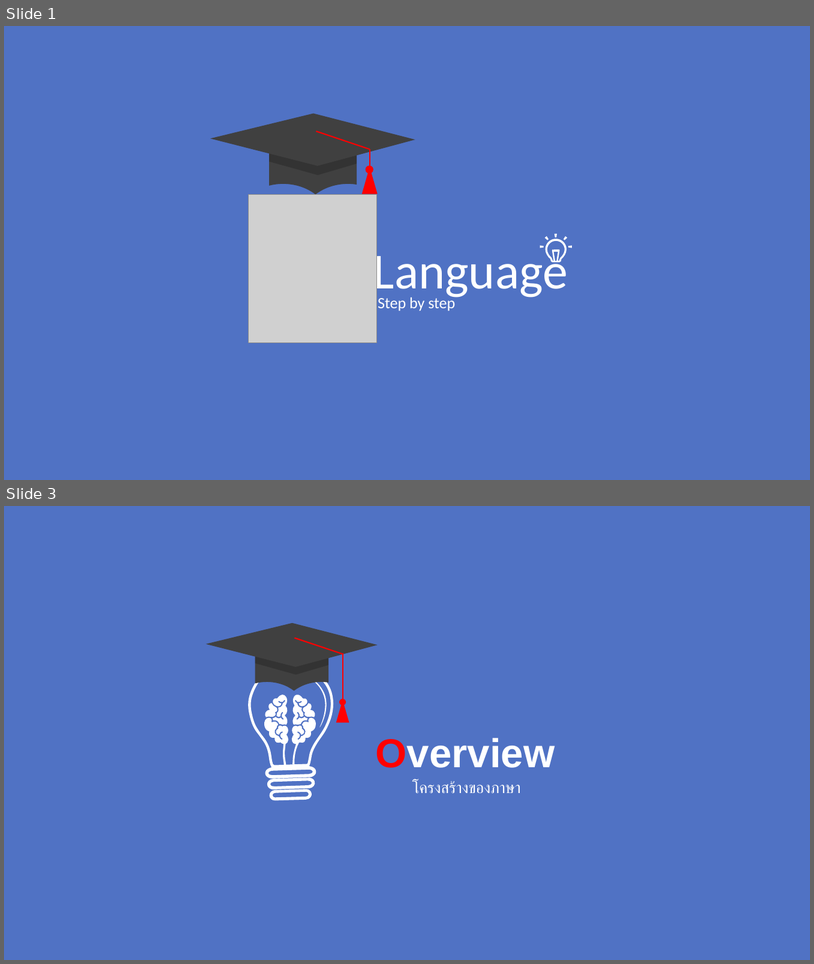
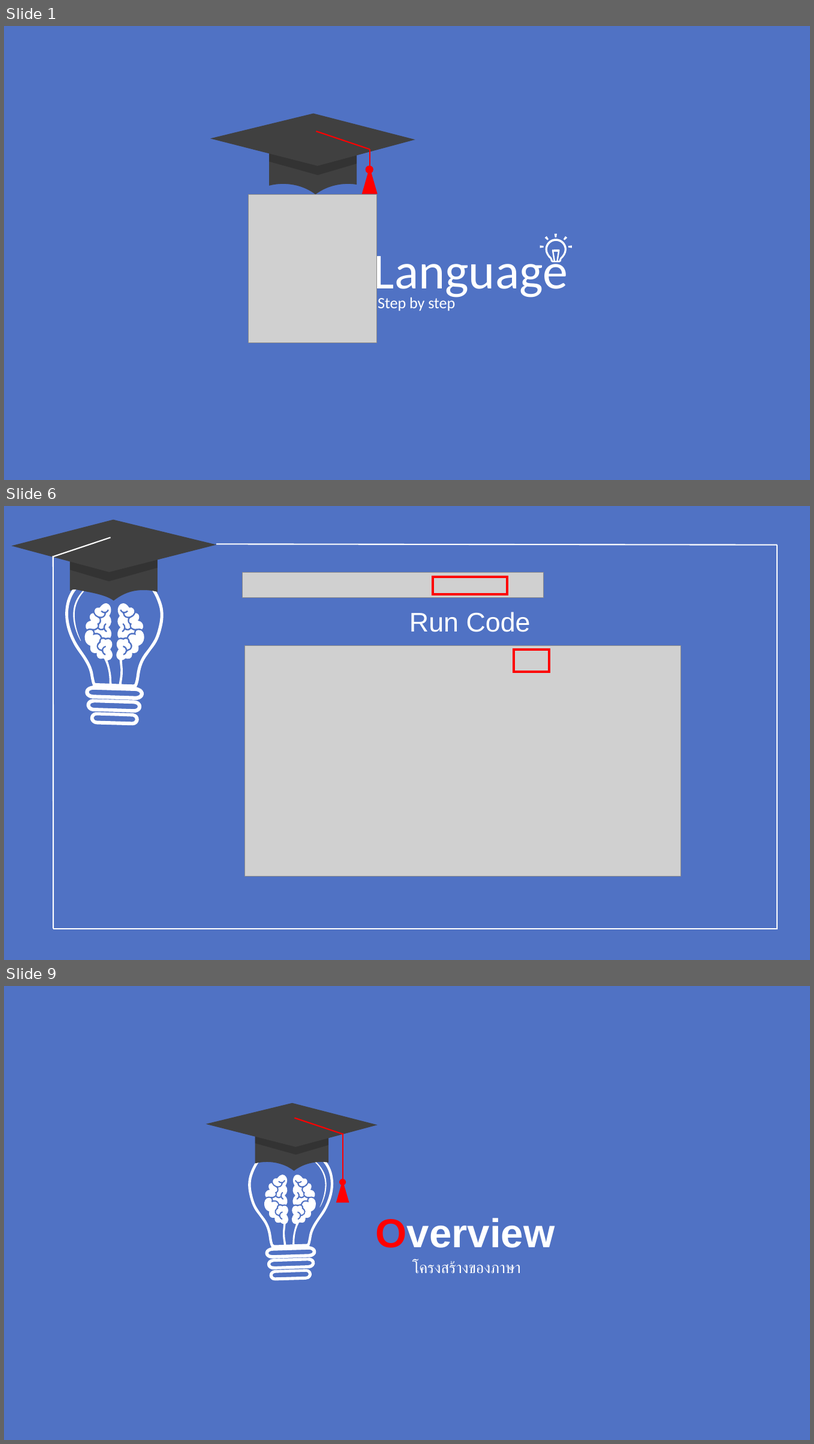
Before and after one commit to WatcharapolxFa/SolveProblemsIn-C-Language, a slide deck: LearnC/C.pptx. Shown one above the other, each under a label of ours: slides 1 and 3 before the commit, slides 1, 6 and 9 after it; the slides between them are not shown. The pictures are 814x964 and 814x1444 pixels, drawn with LibreOffice and Linux fonts; fonts in the diff are those of the drawing; grey boxes stand for pictures. Boxes give left, top, right and bottom in pixels: in the first picture for what was removed or moved away, otherwise in the second. Text is boxed around its words. In the diff, an @@ line names an element or a change of style, - is before the commit and + after.

```diff
--- a/LearnC/C.pptx
+++ b/LearnC/C.pptx
@@ slide 6 added at bbox=[4, 506, 810, 960], background #5072C4 @@
@@ group added at bbox=[11, 519, 216, 928]: 3 freeform shapes, 2 lines @@
@@ line added from (778, 545) to (216, 544), #FFFFFF 1.5 pt @@
@@ line added from (778, 545) to (778, 929), #FFFFFF 1.5 pt @@
@@ freeform shape added at bbox=[65, 567, 163, 725], fill #FFFFFF @@
@@ picture added at bbox=[242, 573, 544, 598] @@
@@ rectangle added at bbox=[433, 577, 507, 594], outline #FF0000 3 pt @@
@@ freeform shape added at bbox=[77, 597, 150, 688], fill #FFFFFF @@
@@ text added at bbox=[410, 612, 531, 632], 32 pt, text #FFFFFF @@
+Run Code
@@ picture added at bbox=[245, 646, 681, 876] @@
@@ rectangle added at bbox=[515, 649, 549, 672], outline #FF0000 3 pt @@
@@ line added from (778, 928) to (53, 928), #FFFFFF 1.5 pt @@
@@ what was slide 3 is now slide 9 @@
```
Also in this commit, not shown: 2 slides changed, 14 other slides added, 3 slides removed, 3 other files.
